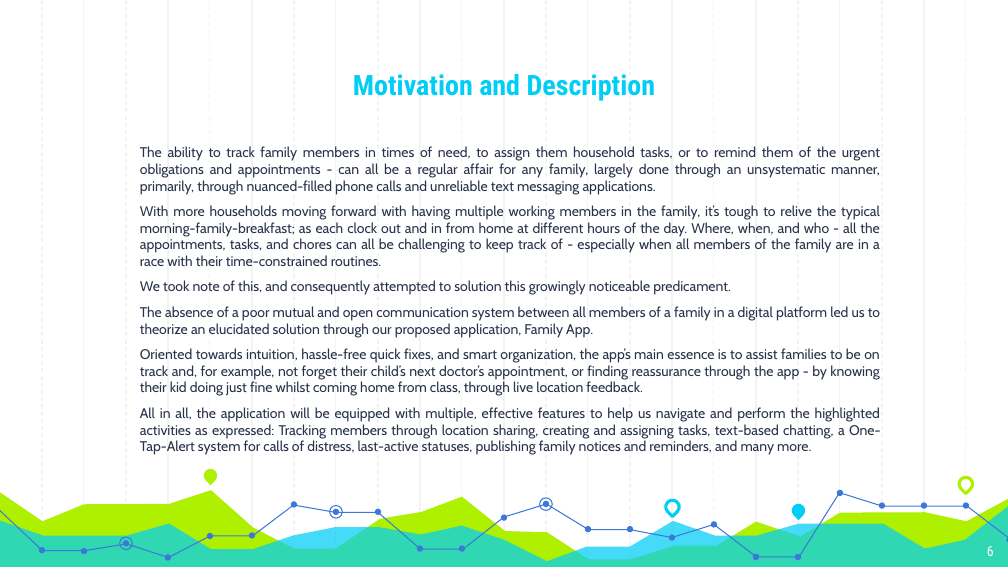
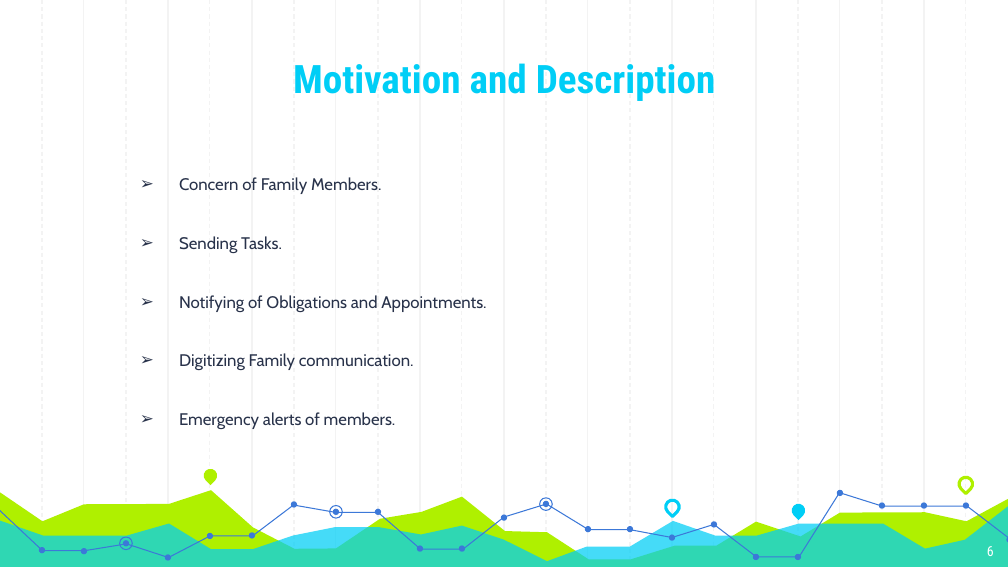
Before and after one commit to peyalrhmn/Family-App, a slide deck: slide 6 of Proposal_Presentation.pptx. Drawn at 1008x567 pixels with LibreOffice and Linux fonts; fonts in the diff are those of the drawing. Boxes give left, top, right and bottom in pixels: in the first picture for what was removed or moved away, otherwise in the second. Text is boxed around its words. In the diff, an @@ line names an element or a change of style, - is before the commit and + after.

```diff
--- a/Proposal_Presentation.pptx
+++ b/Proposal_Presentation.pptx
@@ title "Motivation and Description" at [293, 63, 716, 101]: size 20 to 28 pt @@
@@ text at [179, 177, 486, 429]: text changed; size 10 to 12 pt @@
-The ability to track family members in times of need, to assign them household tasks, or to remind them of the urgent obligations and appointments - can all be a regular affair for any family, largely done through an unsystematic manner, primarily, through nuanced-filled phone calls and unreliable text messaging applications.
-With more households moving forward with having multiple working members in the family, it’s tough to relive the typical morning-family-breakfast; as each clock out and in from home at different hours of the day. Where, when, and who - all the appointments, tasks, and chores can all be challenging to keep track of - especially when all members of the family are in a race with their time-constrained routines.
-We took note of this, and consequently attempted to solution this growingly noticeable predicament.
-The absence of a poor mutual and open communication system between all members of a family in a digital platform led us to theorize an elucidated solution through our proposed application, Family App.
-Oriented towards intuition, hassle-free quick fixes, and smart organization, the app’s main essence is to assist families to be on track and, for example, not forget their child’s next doctor’s appointment, or finding reassurance through the app - by knowing their kid doing just fine whilst coming home from class, through live location feedback.
-All in all, the application will be equipped with multiple, effective features to help us navigate and perform the highlighted activities as expressed: Tracking members through location sharing, creating and assigning tasks, text-based chatting, a One-Tap-Alert system for calls of distress, last-active statuses, publishing family notices and reminders, and many more.
+➢ Concern of Family Members.
+➢ Sending Tasks.
+➢ Notifying of Obligations and Appointments.
+➢ Digitizing Family communication.
+➢ Emergency alerts of members.
```
Also in this commit, not shown: 5 other slides changed.
